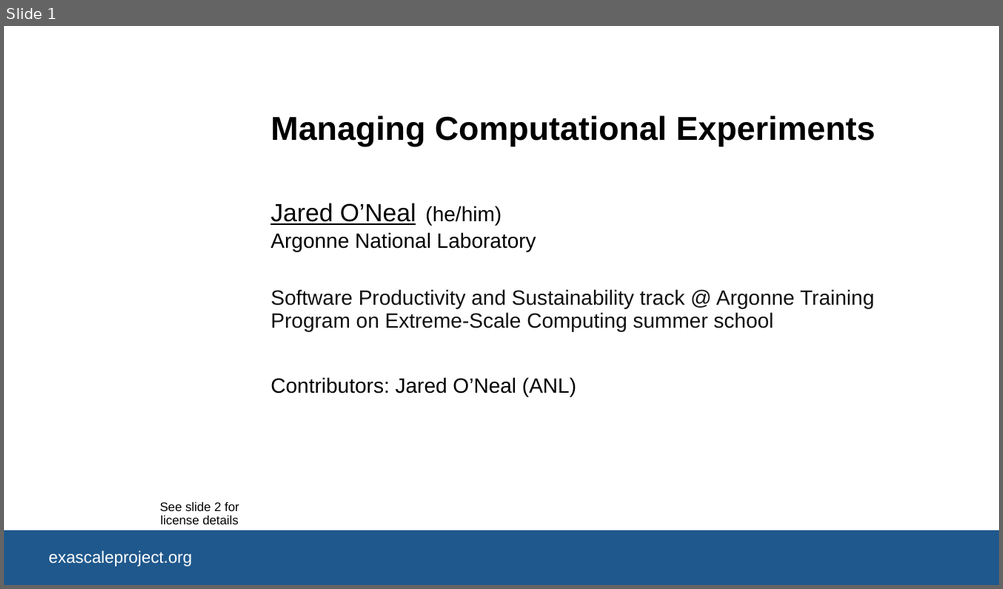
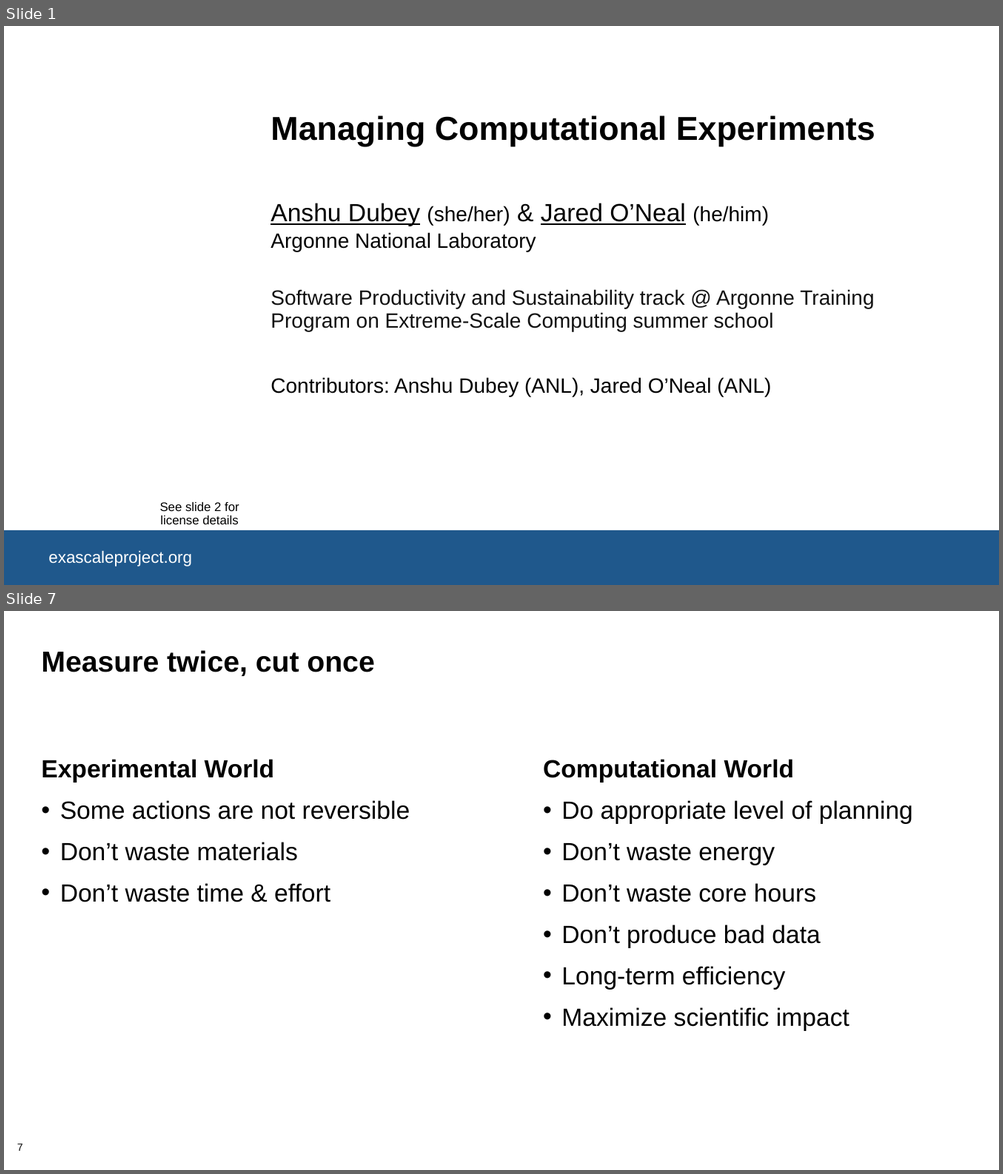
Before and after one commit to bssw-tutorial/presentations, a slide deck: computational-expts.pptx. Shown one above the other, each under a label of ours: slide 1 before the commit, slides 1 and 7 after it; the slides between them are not shown. The pictures are 1003x589 and 1003x1174 pixels, drawn with LibreOffice and Linux fonts; fonts in the diff are those of the drawing; background and template pictures are left out. Boxes give left, top, right and bottom in pixels: in the first picture for what was removed or moved away, otherwise in the second. Text is boxed around its words. In the diff, an @@ line names an element or a change of style, - is before the commit and + after.

Commit message:
(Issue #132) Rough skeleton of Jared's content.  This is likely too much content for 30 minutes.

```diff
--- a/computational-expts.pptx
+++ b/computational-expts.pptx
@@ slide 7 added at <box>4,611,999,1170</box>, background #FFFFFF @@
@@ title added at <box>41,650,374,676</box>, 28 pt, text #000000, bold @@
+Measure twice, cut once
@@ text added at <box>41,759,410,903</box>, 24 pt, text #000000 @@
+Experimental World
+• Some actions are not reversible
+• Don’t waste materials
+• Don’t waste time & effort
@@ text added at <box>543,759,913,1031</box>, 24 pt, text #000000 @@
+Computational World
+• Do appropriate level of planning
+• Don’t waste energy
+• Don’t waste core hours
+• Don’t produce bad data
+• Long-term efficiency
+• Maximize scientific impact
@@ page number added at <box>17,1144,23,1151</box>, 10 pt, text #000000 @@
+7
@@ slide 1 changed as well @@
@@ text at <box>270,203,768,227</box>: text changed @@
-Jared O’Neal
+Anshu Dubey (she/her) & Jared O’Neal (he/him)
@@ text removed at <box>425,206,501,225</box> @@
-(he/him)
@@ text at <box>270,378,771,397</box>: text changed @@
-Contributors: Jared O’Neal (ANL)
+Contributors: Anshu Dubey (ANL), Jared O’Neal (ANL)
```
Also in this commit, not shown: 17 other slides added.
